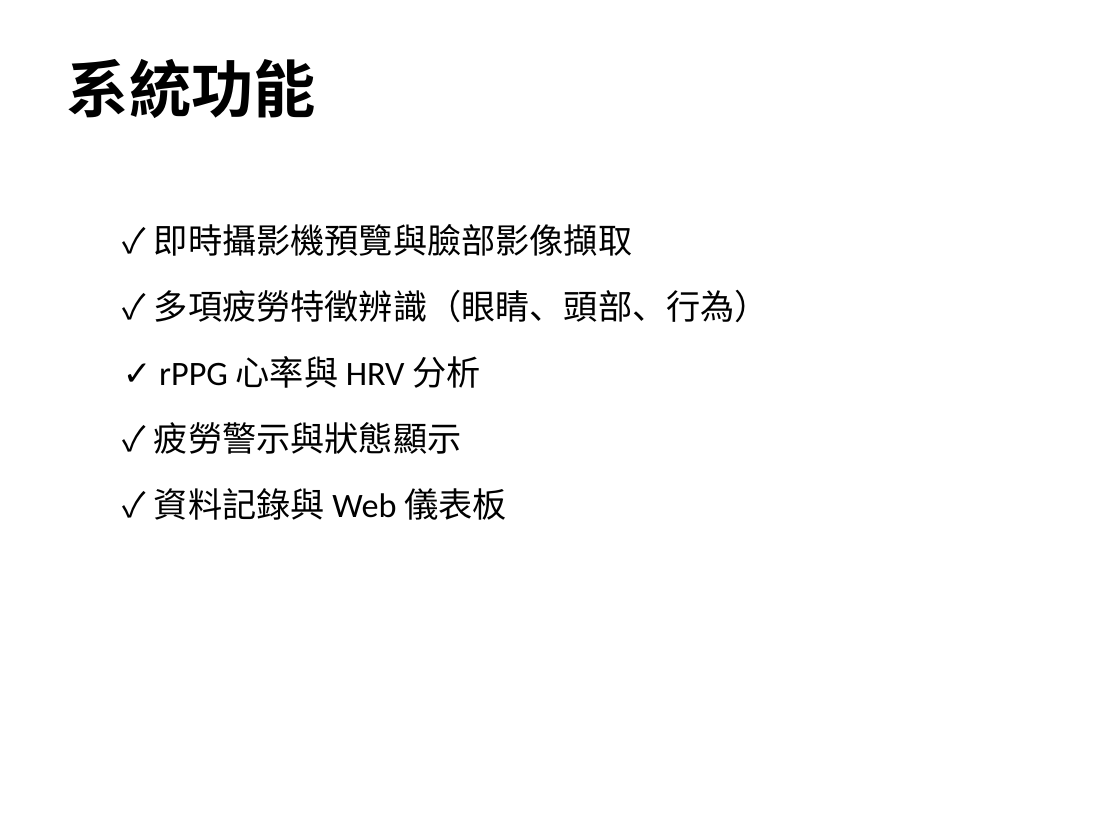
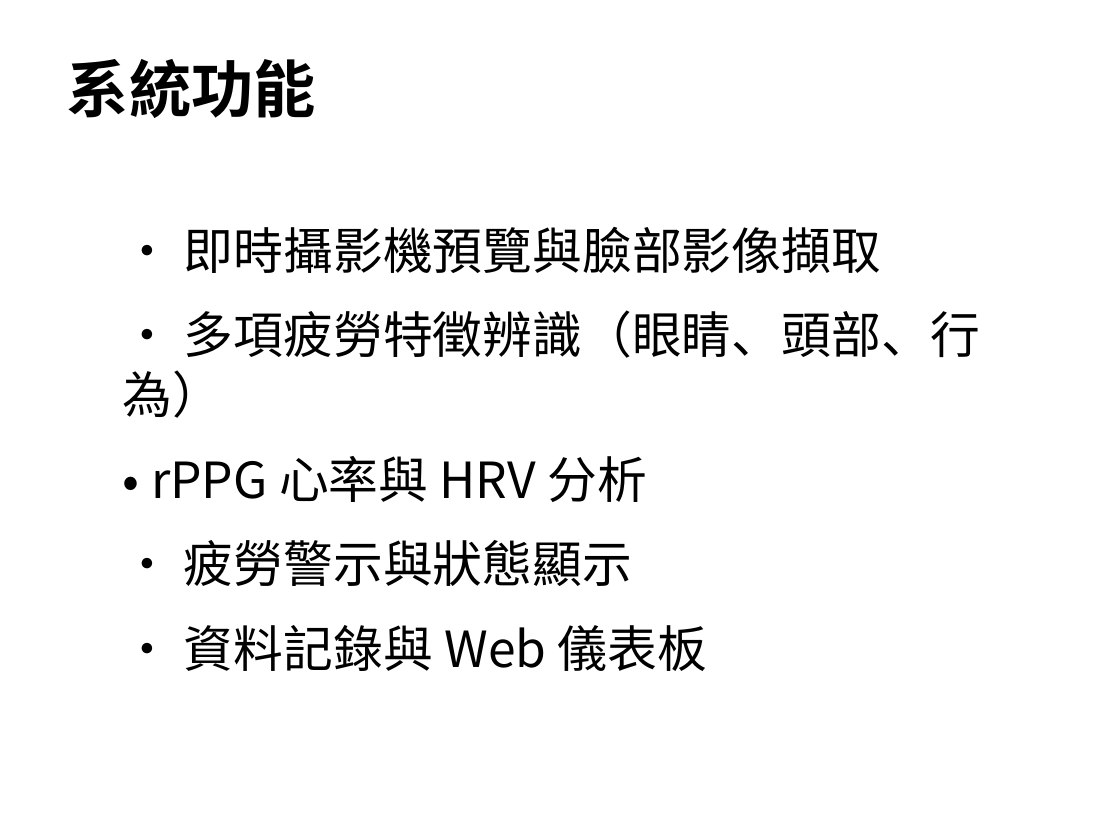
Before and after one commit to timmyc07/Non-contact-fatigue-detection-system, a slide deck: slide 5 of 實務專題簡報_疲勞監測系統.pptx. Drawn at 1120x840 pixels with LibreOffice and Linux fonts; fonts in the diff are those of the drawing; background and template pictures are left out. Boxes give left, top, right and bottom in pixels: in the first picture for what was removed or moved away, otherwise in the second. Text is boxed around its words. In the diff, an @@ line names an element or a change of style, - is before the commit and + after.

```diff
--- a/實務專題簡報_疲勞監測系統.pptx
+++ b/實務專題簡報_疲勞監測系統.pptx
@@ text at [123,227,981,671]: text changed; size 22 to 32 pt; font Calibri to Noto Sans CJK JP @@
-✓ 即時攝影機預覽與臉部影像擷取
-✓ 多項疲勞特徵辨識（眼睛、頭部、行為）
-✓ rPPG 心率與 HRV 分析
-✓ 疲勞警示與狀態顯示
-✓ 資料記錄與 Web 儀表板
+• 即時攝影機預覽與臉部影像擷取
+• 多項疲勞特徵辨識（眼睛、頭部、行為）
+• rPPG 心率與 HRV 分析
+• 疲勞警示與狀態顯示
+• 資料記錄與 Web 儀表板
```
Also in this commit, not shown: 13 other slides changed, 4 other files.
